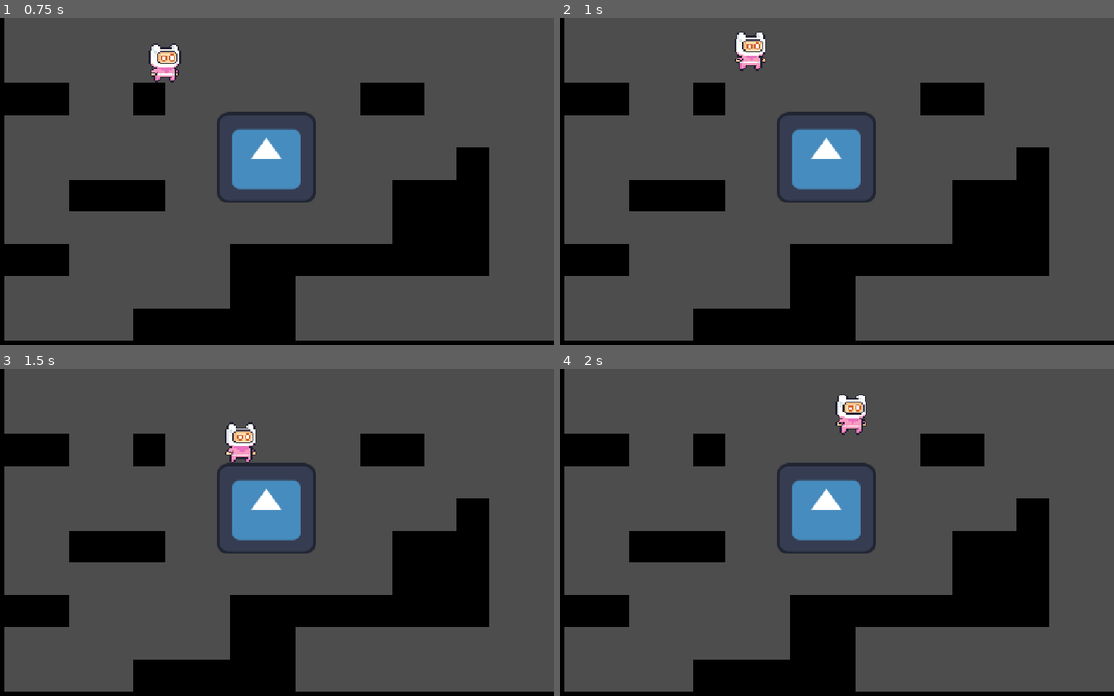
Above: before the commit, frames 1-4 (two rows, left to right).
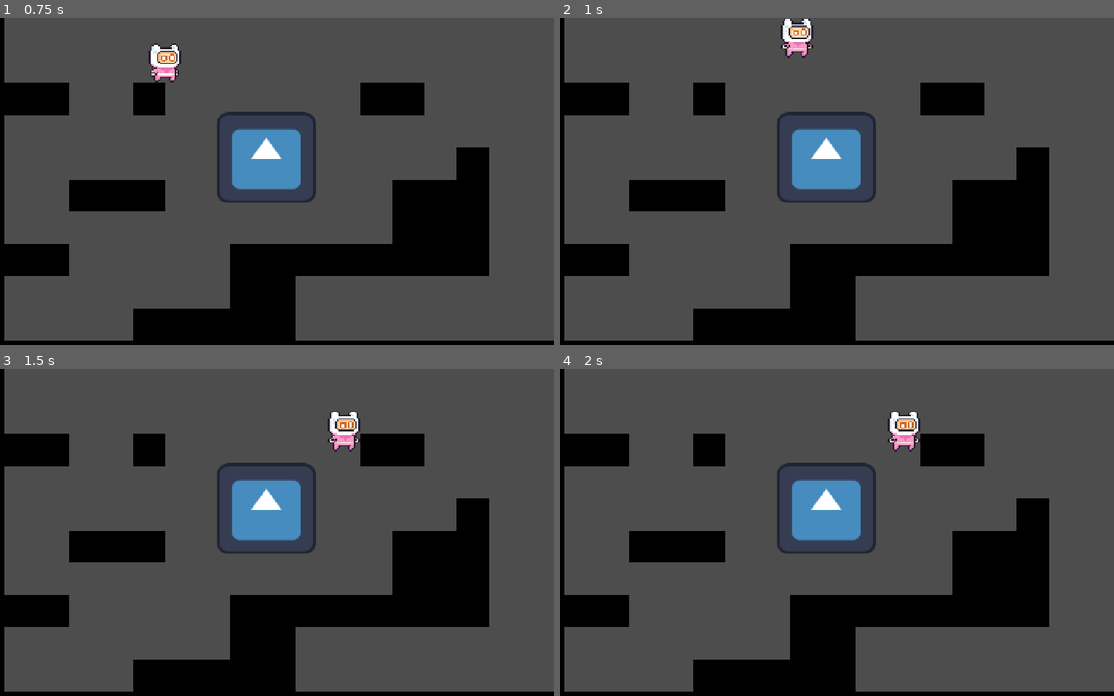
Above: after the commit, the same moments.

Repository: DonDuncombe/Strike
Game: Godot game, scene res://scenes/main.tscn
Same seed, same stepped clock (60 frames per second), same inputs: the game is played once before the commit and once after it. The engine's default icon, where the game draws it, is replaced by a stand-in: a white triangle on a blue panel in a dark square.
Inputs:
- Up to frame 1 (0.75 s): hold D (move_right) from 0.53 s (still down); hold W (climb) from 0.53 s (still down)
- Up to frame 2 (1 s): keep holding D (move_right); keep holding W (climb); tap Space (move_jump) at 0.77 s; tap F (dash) at 0.8 s
- Up to frame 3 (1.5 s): keep holding D (move_right); tap Space (move_jump) at 1.07 s; release W (climb) at 1.28 s; tap F (dash) at 1.35 s
- Up to frame 4 (2 s): keep holding D (move_right); tap Space (move_jump) at 1.52, 1.55, 1.82 s

Frame 1 is identical in both runs. In frame 2, 1.1% of the frame differs, in the area x 31-46%, y 0-17%; in frame 3, 1.1%; in frame 4, 1.1%, in the area x 49-66%, y 7-26%.

Commit message:
Added stamina system

Diff:
--- a/scenes/main.tscn
+++ b/scenes/main.tscn
@@ -26,6 +26,9 @@
 [node name="Player" parent="." unique_id=2061209260 instance=ExtResource("1_o5qli")]
 position = Vector2(356, 57)
 script = ExtResource("2_jyhfs")
+dash_unlocked = true
+double_jump_unlocked = true
+wall_climb_unlocked = true
 wall_climb_speed = 300.0
 dash_speed = 1000.0
 
--- a/scripts/player.gd
+++ b/scripts/player.gd
@@ -5,8 +5,10 @@
 signal weapon_switched(weapon_index: int, weapon_data: WeaponData)
 signal weapon_used(weapon_index: int, weapon_data: WeaponData)
 signal ability_changed(ability: StringName, unlocked: bool)
-
-enum PlayerState { IDLE, RUN, JUMP, FALL, DASH, WALL_SLIDE }
+signal stamina_changed(value: float)
+signal stamina_exhausted()
+
+enum PlayerState { IDLE, RUN, JUMP, FALL, DASH, WALL_SLIDE, WALL_HOLD, WALL_CLIMB, WALL_REPOSITION }
 
 @export_category("Node References")
 @export var sprite: Node2D
@@ -18,6 +20,23 @@
 @export var air_acceleration: float = 800.0
 @export var air_resistance: float = 300.0
 
+@export_category("Stamina")
+## Stamina percentage. Also sets the starting stamina in the Inspector.
+@export_range(0.0, 100.0, 0.1) var stamina: float = 100.0:
+	set(value):
+		var previous: float = stamina
+		stamina = clampf(value, 0.0, 100.0)
+		if not is_equal_approx(previous, stamina):
+			stamina_changed.emit(stamina)
+			if previous > 0.0 and stamina == 0.0:
+				stamina_exhausted.emit()
+## Percentage points consumed or restored per second.
+@export_range(0.0, 100.0, 0.1) var wall_stamina_drain: float = 5.0
+@export_range(0.0, 100.0, 0.1) var dash_stamina_drain: float = 10.0
+@export_range(0.0, 100.0, 0.1) var stamina_recovery: float = 8.0
+## General movement slows by at most half; low-stamina climbing has its own limit.
+@export_range(0.5, 1.0, 0.01) var exhausted_speed_multiplier: float = 0.5
+
 @export_category("Jump & Gravity")
 @export var jump_height: float = 120.0
 @export var time_to_peak: float = 0.35
@@ -39,6 +58,14 @@
 @export var wall_climb_speed: float = 120.0
 @export var wall_jump_impulse: Vector2 = Vector2(250.0, -320.0)
 @export var wall_jump_control_lock: float = 0.15
+## Maximum separation between away and jump presses, in either order (seconds).
+@export_range(0.0, 0.5, 0.01, "or_greater") var wall_jump_input_grace: float = 0.2
+## Time spent repositioning after reaching the opposite wall following a wall jump.
+@export_range(0.0, 5.0, 0.05, "or_greater") var wall_reposition_duration: float = 1.0
+@export var wall_drop_impulse: Vector2 = Vector2(180.0, 120.0)
+@export_range(0.0, 100.0, 0.1) var wall_low_stamina_threshold: float = 10.0
+@export_range(0.0, 100.0, 0.1) var wall_tired_slide_speed: float = 20.0
+@export_range(0.0, 1.0, 0.01) var wall_tired_climb_multiplier: float = 0.15
 
 @export_category("Dash Feature")
 @export var dash_speed: float = 450.0
@@ -59,6 +86,11 @@
 var dash_timer: float = 0.0
 var dash_cooldown_timer: float = 0.0
 var wall_jump_timer: float = 0.0
+var wall_reposition_timer: float = 0.0
+var _wall_jump_origin_normal: float = 0.0
+var _wall_jump_input_timer: float = 0.0
+var _wall_away_input_timer: float = 0.0
+var _wall_away_normal: float = 0.0
 var is_dashing: bool = false
 var dash_direction: Vector2 = Vector2.RIGHT
 var active_weapon_index: int = 0
@@ -125,6 +157,13 @@
 
 func _air_jumps_available() -> int:
 	return maxi(0, max_jumps - 1) if double_jump_unlocked else 0
+
+func get_stamina_speed_multiplier() -> float:
+	return lerpf(clampf(exhausted_speed_multiplier, 0.5, 1.0), 1.0, stamina / 100.0)
+
+func _recover_stamina(delta: float) -> void:
+	if is_on_floor() and cached_input_dir == 0.0 and velocity.is_zero_approx() and not is_dashing:
+		stamina += maxf(0.0, stamina_recovery) * delta
 
 func _init_state_machine() -> void:
 	_state_transitions = {
@@ -195,17 +234,48 @@
 		move_and_slide()
 		_process_state_transitions()
 		return
-	_handle_jump(cached_input_dir)
+	if Input.is_action_just_pressed("move_jump"):
+		jump_buffer_timer = jump_buffer_time
+		if wall_climb_unlocked and stamina > 0.0 and is_on_wall_only():
+			_wall_jump_input_timer = maxf(0.0, wall_jump_input_grace)
+	# Upgrade a recent downward push-off to a wall jump, even after losing contact.
+	var late_wall_jump: bool = (
+		Input.is_action_just_pressed("move_jump") and _wall_away_input_timer > 0.0
+		and wall_climb_unlocked and stamina > 0.0 and not is_on_floor()
+		and cached_input_dir * _wall_away_normal >= 0.0 and climb_input <= 0.0
+	)
+	if late_wall_jump:
+		_execute_wall_jump(_wall_away_normal)
 	_apply_horizontal_movement(cached_input_dir, delta)
-	_handle_wall_interactions(cached_input_dir, climb_input)
+	if not late_wall_jump and not _handle_wall_interactions(cached_input_dir, climb_input, delta):
+		_handle_jump(cached_input_dir)
 	_apply_gravity(delta)
 
 	_resolve_facing(cached_input_dir)
 
 	move_and_slide()
+	_recover_stamina(delta)
 	_process_state_transitions()
 
 func _process_state_transitions() -> void:
+	if is_climbing and is_on_wall_only() and not is_dashing:
+		if wall_reposition_timer > 0.0:
+			_transition_to_state(PlayerState.WALL_REPOSITION)
+		elif velocity.y < 0.0:
+			_transition_to_state(PlayerState.WALL_CLIMB)
+		elif velocity.y > 0.0:
+			_transition_to_state(PlayerState.WALL_SLIDE)
+		else:
+			_transition_to_state(PlayerState.WALL_HOLD)
+		return
+	if current_state in [PlayerState.WALL_HOLD, PlayerState.WALL_CLIMB, PlayerState.WALL_REPOSITION]:
+		if is_dashing:
+			_transition_to_state(PlayerState.DASH)
+		elif is_on_floor():
+			_transition_to_state(PlayerState.RUN if absf(velocity.x) > 0.0 else PlayerState.IDLE)
+		else:
+			_transition_to_state(PlayerState.JUMP if velocity.y < 0.0 else PlayerState.FALL)
+		return
 	if not _state_transitions.has(current_state):
 		return
 
@@ -239,7 +309,7 @@
 	return is_dashing
 
 func _cond_is_wall_sliding() -> bool:
-	return wall_climb_unlocked and is_on_wall_only() and velocity.y > 0.0 and cached_input_dir == -get_wall_normal().x
+	return is_climbing and is_on_wall_only() and velocity.y > 0.0
 
 func _cond_not_wall_sliding() -> bool:
 	return not _cond_is_wall_sliding()
@@ -313,6 +383,9 @@
 	jump_buffer_timer = maxf(0.0, jump_buffer_timer - delta)
 	dash_cooldown_timer = maxf(0.0, dash_cooldown_timer - delta)
 	wall_jump_timer = maxf(0.0, wall_jump_timer - delta)
+	wall_reposition_timer = maxf(0.0, wall_reposition_timer - delta)
+	_wall_jump_input_timer = maxf(0.0, _wall_jump_input_timer - delta)
+	_wall_away_input_timer = maxf(0.0, _wall_away_input_timer - delta)
 
 func _update_weapon_cooldowns(delta: float) -> void:
 	for weapon in inventory:
@@ -321,6 +394,9 @@
 
 func _handle_ground_state() -> void:
 	if is_on_floor():
+		_clear_wall_jump_inputs()
+		_wall_jump_origin_normal = 0.0
+		wall_reposition_timer = 0.0
 		coyote_timer = coyote_time
 		ground_jump_available = true
 		jumps_left = _air_jumps_available()
@@ -342,24 +418,20 @@
 	var deccel: float = friction if is_on_floor() else air_resistance
 
 	if input_dir != 0.0:
-		velocity.x = move_toward(velocity.x, input_dir * move_speed, accel * delta)
+		velocity.x = move_toward(velocity.x, input_dir * move_speed * get_stamina_speed_multiplier(), accel * delta)
 	else:
 		velocity.x = move_toward(velocity.x, 0.0, deccel * delta)
 
-func _handle_jump(input_dir: float) -> void:
-	if Input.is_action_just_pressed("move_jump"):
-		jump_buffer_timer = jump_buffer_time
-
+func _handle_jump(_input_dir: float) -> void:
 	if jump_buffer_timer > 0.0:
 		if ground_jump_available and coyote_timer > 0.0:
 			_execute_jump(false)
-		elif wall_climb_unlocked and is_on_wall_only() and input_dir != 0.0:
-			_execute_wall_jump()
 		elif jumps_left > 0:
 			_execute_jump(true)
 
 func _execute_jump(uses_air_jump: bool) -> void:
-	velocity.y = initial_jump_velocity
+	_clear_wall_jump_inputs()
+	velocity.y = initial_jump_velocity * get_stamina_speed_multiplier()
 	coyote_timer = 0.0
 	jump_buffer_timer = 0.0
 	ground_jump_available = false
@@ -367,10 +439,18 @@
 	if uses_air_jump:
 		jumps_left -= 1
 
-func _execute_wall_jump() -> void:
-	var wall_normal: float = get_wall_normal().x
-	velocity.x = wall_normal * wall_jump_impulse.x
-	velocity.y = wall_jump_impulse.y
+func _clear_wall_jump_inputs() -> void:
+	_wall_jump_input_timer = 0.0
+	_wall_away_input_timer = 0.0
+	_wall_away_normal = 0.0
+
+func _execute_wall_jump(saved_normal: float = 0.0) -> void:
+	var wall_normal: float = saved_normal if saved_normal != 0.0 else get_wall_normal().x
+	_clear_wall_jump_inputs()
+	_wall_jump_origin_normal = wall_normal
+	wall_reposition_timer = 0.0
+	velocity.x = wall_normal * wall_jump_impulse.x * get_stamina_speed_multiplier()
+	velocity.y = wall_jump_impulse.y * get_stamina_speed_multiplier()
 	jump_buffer_timer = 0.0
 	wall_jump_timer = wall_jump_control_lock
 	jumps_left = _air_jumps_available()
@@ -378,14 +458,63 @@
 	ground_jump_available = false
 	is_climbing = false
 
-func _handle_wall_interactions(input_dir: float, climb_input: float) -> void:
+func _handle_wall_interactions(input_dir: float, climb_input: float, delta: float) -> bool:
+	var was_climbing: bool = is_climbing
 	is_climbing = false
-	if wall_climb_unlocked and is_on_wall_only():
-		if Input.is_action_pressed("climb"):
-			is_climbing = true
-			velocity.y = climb_input * wall_climb_speed
-		elif velocity.y > 0.0 and input_dir == -get_wall_normal().x:
-			velocity.y = minf(velocity.y, wall_slide_speed)
+	if not wall_climb_unlocked or not is_on_wall_only() or wall_jump_timer > 0.0:
+		return false
+	if stamina <= 0.0:
+		if was_climbing:
+			velocity.y = maxf(0.0, velocity.y)
+		return true
+	var wall_normal: float = get_wall_normal().x
+	if _wall_jump_origin_normal * wall_normal < 0.0:
+		wall_reposition_timer = maxf(0.0, wall_reposition_duration)
+		_wall_jump_origin_normal = 0.0
+		# TODO: Play the wall repositioning animation during WALL_REPOSITION.
+		# Start on arrival, not takeoff; allow holding/sliding but block upward climbing.
+	# Normals point away from either wall: positive product means away input.
+	if input_dir * wall_normal > 0.0:
+		if _wall_jump_input_timer > 0.0 or Input.is_action_just_pressed("move_jump"):
+			_execute_wall_jump()
+		else:
+			_release_wall(true)
+		return true
+	if climb_input > 0.0:
+		_release_wall(false)
+		return true
+	var holding: bool = input_dir * wall_normal < 0.0
+	var climbing: bool = climb_input < 0.0
+	if not holding and not climbing:
+		return false
+	stamina -= maxf(0.0, wall_stamina_drain) * delta
+	if stamina <= 0.0:
+		velocity.y = maxf(0.0, velocity.y)
+		return true
+	is_climbing = true
+	var tired: bool = stamina < wall_low_stamina_threshold
+	if climbing and wall_reposition_timer <= 0.0:
+		velocity.y = climb_input * wall_climb_speed * get_stamina_speed_multiplier()
+		if tired:
+			velocity.y *= clampf(wall_tired_climb_multiplier, 0.0, 1.0)
+	else:
+		velocity.y = maxf(0.0, wall_tired_slide_speed) if tired else 0.0
+	# Push into the surface to retain collision contact while holding or climbing.
+	velocity.x = -wall_normal * move_speed * get_stamina_speed_multiplier()
+	return true
+
+func _release_wall(push_away: bool) -> void:
+	_clear_wall_jump_inputs()
+	if push_away:
+		_wall_away_normal = get_wall_normal().x
+		_wall_away_input_timer = maxf(0.0, wall_jump_input_grace)
+	velocity.x = get_wall_normal().x * absf(wall_drop_impulse.x) * get_stamina_speed_multiplier() if push_away else 0.0
+	velocity.y = maxf(velocity.y, absf(wall_drop_impulse.y) * get_stamina_speed_multiplier())
+	wall_jump_timer = wall_jump_control_lock
+	jump_buffer_timer = 0.0
+	coyote_timer = 0.0
+	ground_jump_available = false
+	is_climbing = false
 
 func _handle_dash_input() -> void:
 	if dash_unlocked and Input.is_action_just_pressed("dash") and dash_cooldown_timer <= 0.0 and not is_dashing:
@@ -400,13 +529,16 @@
 			dash_direction = Vector2(_get_current_facing_direction(), 0.0)
 
 		is_dashing = true
+		_clear_wall_jump_inputs()
 		dash_start_vertical_velocity = velocity.y
 		dash_timer = dash_duration
 		dash_cooldown_timer = dash_cooldown
 
 func _process_dash(delta: float) -> void:
+	is_climbing = false
+	stamina -= maxf(0.0, dash_stamina_drain) * minf(delta, maxf(0.0, dash_timer))
 	dash_timer -= delta
-	velocity = dash_direction * dash_speed
+	velocity = dash_direction * dash_speed * get_stamina_speed_multiplier()
 
 	if dash_preserve_vertical and is_zero_approx(dash_direction.y):
 		velocity.y = dash_start_vertical_velocity
--- /dev/null
+++ b/tests/stamina_test.gd
@@ -0,0 +1,206 @@
+extends SceneTree
+
+var failures: int = 0
+var player: PlayerController
+
+func _initialize() -> void:
+	_run.call_deferred()
+
+func _check(condition: bool, message: String) -> void:
+	if not condition:
+		failures += 1
+		printerr(message)
+
+func _frames(count: int) -> void:
+	for i: int in range(count):
+		await physics_frame
+		await process_frame
+
+func _add_body(position: Vector2, size: Vector2) -> void:
+	var body: StaticBody2D = StaticBody2D.new()
+	var collision: CollisionShape2D = CollisionShape2D.new()
+	var shape: RectangleShape2D = RectangleShape2D.new()
+	shape.size = size
+	collision.shape = shape
+	body.add_child(collision)
+	body.position = position
+	root.add_child(body)
+
+func _run() -> void:
+	_add_body(Vector2(0.0, 300.0), Vector2(2000.0, 20.0))
+	_add_body(Vector2(200.0, 0.0), Vector2(10.0, 400.0))
+	_add_body(Vector2(-200.0, 0.0), Vector2(10.0, 400.0))
+	player = PlayerController.new()
+	var collision: CollisionShape2D = CollisionShape2D.new()
+	var shape: RectangleShape2D = RectangleShape2D.new()
+	shape.size = Vector2(10.0, 10.0)
+	collision.shape = shape
+	player.add_child(collision)
+	root.add_child(player)
+	player.set_physics_process(false)
+	for amount: float in [100.0, 50.0, 0.0]:
+		player.stamina = amount
+		_check(is_equal_approx(player.get_stamina_speed_multiplier(), 0.5 + amount / 200.0), "Incorrect speed scaling")
+	player.stamina = -10.0
+	_check(player.stamina == 0.0, "Stamina must clamp at zero")
+	player._execute_jump(false)
+	_check(is_equal_approx(player.velocity.y, player.initial_jump_velocity * 0.5), "Exhausted jump speed")
+	player.stamina = 200.0
+	_check(player.stamina == 100.0, "Stamina must clamp at 100")
+	player.is_dashing = true
+	player.dash_timer = 0.2
+	player.dash_direction = Vector2.RIGHT
+	player.dash_preserve_vertical = false
+	player._process_dash(0.2)
+	_check(is_equal_approx(player.stamina, 98.0), "Dash drain must use elapsed seconds")
+	_check(is_equal_approx(player.velocity.x, player.dash_speed * 0.99), "Dash must use stamina speed")
+
+	player.position = Vector2(0.0, 280.0)
+	player.velocity = Vector2.ZERO
+	player.stamina = 50.0
+	player.set_physics_process(true)
+	await _frames(30)
+	_check(player.is_on_floor() and player.stamina > 50.0, "Grounded rest must recover stamina")
+	Input.action_press("move_right")
+	await _frames(2)
+	var walking_stamina: float = player.stamina
+	await _frames(15)
+	_check(is_equal_approx(player.stamina, walking_stamina), "Walking must neither drain nor restore stamina")
+	Input.action_release("move_right")
+	await _frames(60)
+	player.stamina = 99.99
+	await _frames(5)
+	_check(player.stamina == 100.0, "Rest must refill to exactly 100")
+
+	player.wall_climb_unlocked = true
+	player.position = Vector2(189.0, 0.0)
+	player.velocity = Vector2.ZERO
+	player.stamina = 50.0
+	Input.action_press("move_right")
+	await _frames(10)
+	_check(player.is_climbing and player.stamina < 50.0, "Holding a wall must consume stamina")
+	_check(is_zero_approx(player.velocity.y), "Toward input must hold still")
+	Input.action_press("move_up")
+	Input.action_release("move_right")
+	await _frames(5)
+	_check(player.is_climbing, "Up must maintain contact without horizontal input")
+	await _frames(5)
+	_check(player.velocity.y < 0.0 and player.is_climbing, "Climbing must move upward")
+	_check(is_equal_approx(player.velocity.y, -player.wall_climb_speed * player.get_stamina_speed_multiplier()), "Climb speed must scale with stamina")
+	player.stamina = 9.0
+	await _frames(3)
+	_check(player.velocity.y < 0.0 and absf(player.velocity.y) < player.wall_climb_speed * 0.1, "Below 10 percent, climbing must be very slow")
+	Input.action_release("move_up")
+	Input.action_press("move_right")
+	await _frames(3)
+	_check(is_equal_approx(player.velocity.y, player.wall_tired_slide_speed), "Below 10 percent, holding must slowly slide")
+	Input.action_press("move_up")
+	player.stamina = 0.01
+	var held_height: float = player.position.y
+	await _frames(15)
+	_check(player.stamina == 0.0 and not player.is_climbing, "Exhaustion must release the wall")
+	_check(player.position.y > held_height and player.velocity.y > 0.0, "Exhaustion must cause a fall even with climb held")
+	Input.action_release("move_up")
+	Input.action_release("move_right")
+	for side: float in [-1.0, 1.0]:
+		var toward: String = "move_right" if side > 0.0 else "move_left"
+		var away: String = "move_left" if side > 0.0 else "move_right"
+		for action: String in ["away", "jump", "down"]:
+			player.position = Vector2(side * 189.0, 0.0)
+			player.velocity = Vector2.ZERO
+			player.move_and_slide()
+			player.wall_jump_timer = 0.0
+			player.stamina = 50.0
+			Input.action_press(toward)
+			await _frames(10)
+			_check(player.is_climbing, "Wall test must start attached")
+			Input.action_release(toward)
+			if action == "down":
+				Input.action_press("move_down")
+			else:
+				Input.action_press(away)
+				if action == "jump":
+					Input.action_press("move_jump")
+			var before_release: float = player.stamina
+			await _frames(2)
+			_check(not player.is_climbing, "Release action must detach")
+			_check(is_equal_approx(player.stamina, before_release), "Detaching must not drain stamina")
+			if action == "down":
+				_check(is_zero_approx(player.velocity.x) and player.velocity.y > 0.0, "Down must drop vertically")
+			else:
+				_check(player.velocity.x * side < 0.0, "Away impulse must point away on both walls")
+				_check(player.velocity.y < 0.0 if action == "jump" else player.velocity.y > 0.0, "Wall push vertical direction")
+			Input.action_release(away)
+			Input.action_release("move_jump")
+			Input.action_release("move_down")
+	await _test_wall_jump_grace()
+	# Simulate wall transfers with real contacts; flight time must not consume the delay.
+	for delay: float in [1.0, 0.2, 0.0]:
+		player.wall_reposition_duration = delay
+		player.position = Vector2(189.0, 0.0)
+		player.velocity = Vector2.ZERO
+		player.move_and_slide()
+		player.wall_jump_timer = 0.0
+		player.stamina = 100.0
+		Input.action_press("move_right")
+		await _frames(10)
+		player._execute_wall_jump()
+		player._update_timers(2.0)
+		_check(player.wall_reposition_timer == 0.0, "Reposition delay must not start at takeoff")
+		Input.action_release("move_right")
+		player.position = Vector2(-189.0, 0.0)
+		player.velocity = Vector2.ZERO
+		player.move_and_slide()
+		Input.action_press("move_left")
+		Input.action_press("move_up")
+		await _frames(5)
+		if delay > 0.0:
+			_check(player.wall_reposition_timer > 0.0 and is_zero_approx(player.velocity.y), "Opposite wall must block climbing during reposition")
+			_check(player.current_state == PlayerController.PlayerState.WALL_REPOSITION, "Reposition state must be available for animation")
+			var before_wait: float = player.stamina
+			await _frames(int(delay * 60.0) + 3)
+			_check(player.stamina < before_wait, "Reposition holding must continue to use stamina")
+		_check(player.wall_reposition_timer == 0.0 and player.velocity.y < 0.0, "Climbing must resume after configurable delay")
+		Input.action_release("move_left")
+		Input.action_release("move_up")
+	print("Stamina tests: ", failures, " failures")
+	quit(1 if failures > 0 else 0)
+
+func _test_wall_jump_grace() -> void:
+	for side: float in [-1.0, 1.0]:
+		var toward: String = "move_right" if side > 0.0 else "move_left"
+		var away: String = "move_left" if side > 0.0 else "move_right"
+		for jump_first: bool in [true, false]:
+			for grace: float in [0.0, 0.05, 0.3]:
+				player.position = Vector2(side * 189.0, 0.0)
+				player.velocity = Vector2.ZERO
+				player.move_and_slide()
+				player._update_timers(10.0)
+				player.stamina = 100.0
+				player.wall_jump_input_grace = grace
+				Input.action_press(toward)
+				await _frames(10)
+				_check(player.is_climbing, "Grace test must start on a wall")
+				if jump_first:
+					Input.action_press("move_jump")
+				else:
+					Input.action_release(toward)
+					Input.action_press(away)
+				# About 167ms: longer than the ordinary jump buffer, within 300ms grace.
+				await _frames(10)
+				if jump_first:
+					Input.action_release("move_jump")
+					Input.action_release(toward)
+					Input.action_press(away)
+				else:
+					Input.action_press("move_jump")
+				await _frames(2)
+				_check(player.velocity.x * side < 0.0, "Grace wall jump must point away")
+				if grace > 0.2:
+					_check(player.velocity.y < 0.0, "Both input orders must jump within the grace window")
+					_check(player._wall_away_input_timer == 0.0 and player._wall_jump_input_timer == 0.0, "Wall jump must consume buffered inputs")
+				else:
+					_check(player.velocity.y > 0.0, "Expired or disabled grace must keep the downward push-off")
+				Input.action_release(away)
+				Input.action_release("move_jump")
+	player.wall_jump_input_grace = 0.2
Not shown, added: tests/stamina_test.gd.uid
